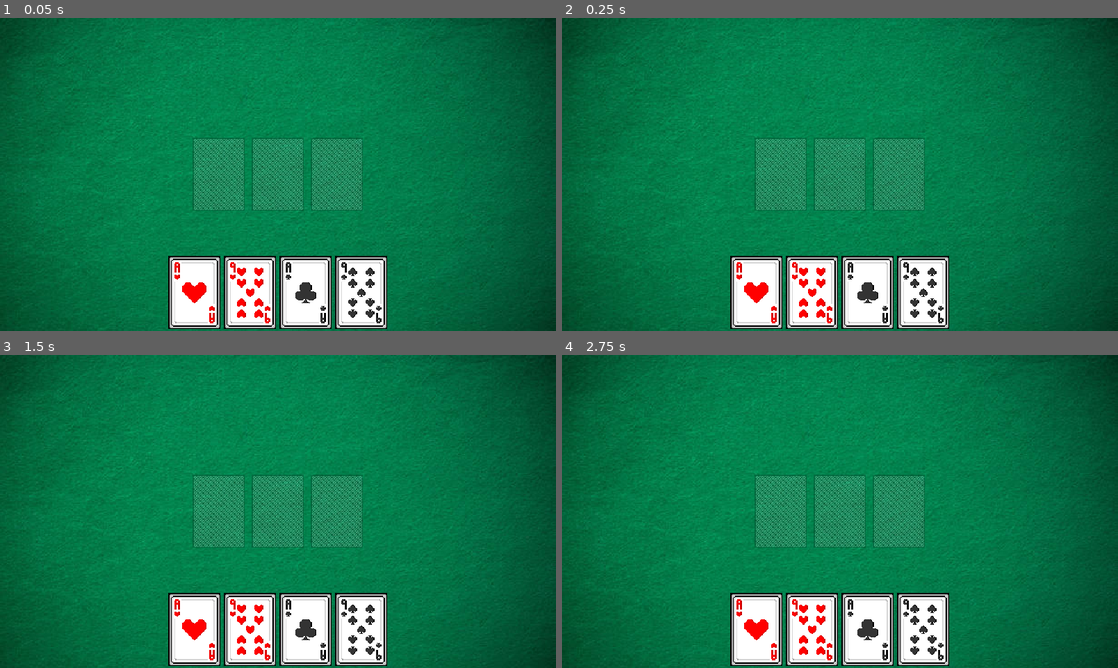
Above: before the commit, frames 1-4 (two rows, left to right).
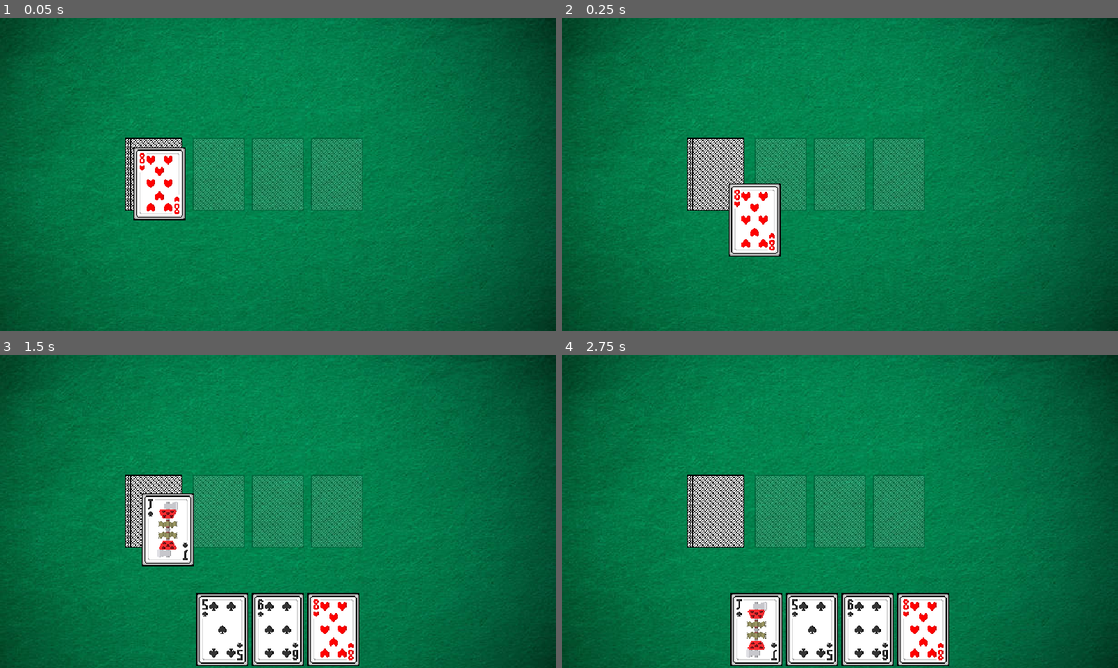
Above: after the commit, the same moments.

Repository: BananaHolograma/Veneno
Game: Godot game, scene res://scenes/playing_cards_table/playing_cards_table.tscn
Same seed, same stepped clock (60 frames per second), same inputs: the game is played once before the commit and once after it. The project has no main scene, so this scene is started directly.
Inputs:
- Up to frame 1 (0.05 s): no input
- Up to frame 2 (0.25 s): no input
- Up to frame 3 (1.5 s): no input
- Up to frame 4 (2.75 s): no input

The runs differ from the first frame. In frame 1, 12% of the frame differs, in the area x 4-91%, y 2-100%; in frame 2, 13%; in frame 3, 9.9%; in frame 4, 4.3%.

Commit message:
a better structure to manage the cards in deck and general behaviour

Diff:
--- a/autoload/DeckManager.gd
+++ b/autoload/DeckManager.gd
@@ -18,15 +18,14 @@
 var back_texture = load("res://assets/backs/back_black_basic_white.png")
 
 
-func initialize_deck(type: TYPES_OF_DECK = TYPES_OF_DECK.FRENCH) -> Dictionary:
+func initialize_deck(type: TYPES_OF_DECK = TYPES_OF_DECK.FRENCH) -> Array[PlayingCard]:
 	match(type):
 		TYPES_OF_DECK.FRENCH:
-			return initialize_french_deck()
+			return prepare_deck(initialize_french_deck())
+		TYPES_OF_DECK.SPANISH:
+			return prepare_deck(initialize_spanish_deck())
 
-		TYPES_OF_DECK.SPANISH:
-			return initialize_spanish_deck()
-
-	return {}
+	return []
 
 
 func initialize_french_deck() -> Dictionary:
@@ -39,6 +38,18 @@
 
 func initialize_spanish_deck() -> Dictionary:
 	return {}
+
+
+func prepare_deck(deck: Dictionary) -> Array[PlayingCard]:
+	var deck_prepared: Array[PlayingCard] = []
+
+	for suit_cards in deck.values():
+		for card in suit_cards.values():
+			deck_prepared.append(card)
+
+	deck_prepared.shuffle()
+
+	return deck_prepared
 
 
 func change_poison_suit(suit: String):
--- a/autoload/GameEvents.gd
+++ b/autoload/GameEvents.gd
@@ -1,6 +1,11 @@
 class_name GameEvents extends Node
 
 signal card_dropped_in_pile(player: Player, card: PlayingCard, pile: PileSlot)
+signal picked_card_from_deck(player: Player, card: PlayingCard)
 
-func emit_card_dropped_in_pile(player, card, pile):
+
+func emit_card_dropped_in_pile(player: Player, card: PlayingCard, pile: PileSlot):
 	card_dropped_in_pile.emit(player, card, pile)
+
+func emit_picked_card_from_deck(player: Player, card: PlayingCard):
+	picked_card_from_deck.emit(player, card)
--- a/scenes/deck/pile_slot.gd
+++ b/scenes/deck/pile_slot.gd
@@ -13,13 +13,7 @@
 @onready var points_label: Label = $"../InfoMarker/PointsLabel"
 @onready var poison_points_label: Label = $"../InfoMarker/PoisonPointsLabel"
 
-const suit_symbols: Dictionary = {
-	"hearts": preload("res://scenes/deck/suit_symbols/heart_symbol.tscn"),
-	"clubs": preload("res://scenes/deck/suit_symbols/club_symbol.tscn"),
-	"spades": preload("res://scenes/deck/suit_symbols/spade_symbol.tscn"),
-	"diamonds": preload("res://scenes/deck/suit_symbols/diamond_symbol.tscn")
-}
-
+const suit_symbol_scene: PackedScene = preload("res://scenes/deck/suit_symbols/suit_symbol.tscn")
 
 func _ready():
 	modulate.a = 1.0
@@ -91,7 +85,8 @@
 
 
 func show_suit_symbol(suit):
-	var suit_symbol = suit_symbols[suit].instantiate()
+	var suit_symbol = suit_symbol_scene.instantiate() as SuitSymbol
+	suit_symbol.current_suit = suit
 	current_suit = suit
 	info_marker.add_child(suit_symbol)
 	self_modulate.a = 0.0
@@ -100,7 +95,7 @@
 func clean_info_marker():
 	if current_suit.is_empty():
 		for child in info_marker.get_children():
-			if child is Sprite2D:
+			if child is SuitSymbol:
 				child.queue_free()
 
 		points_label.text = ""
--- a/scenes/deck/suit_symbols/club_symbol.tscn
+++ /dev/null
@@ -1,10 +0,0 @@
-[gd_scene load_steps=2 format=3 uid="uid://d22mwo3yi41d6"]
-
-[ext_resource type="Texture2D" uid="uid://cla7ra417r8pi" path="res://assets/suit_symbols/naipes.png" id="1_errsd"]
-
-[node name="ClubSymbol" type="Sprite2D"]
-position = Vector2(0, -1)
-texture = ExtResource("1_errsd")
-offset = Vector2(0, 1)
-region_enabled = true
-region_rect = Rect2(240, 144, 16, 16)
--- a/scenes/deck/suit_symbols/diamond_symbol.tscn
+++ /dev/null
@@ -1,10 +0,0 @@
-[gd_scene load_steps=2 format=3 uid="uid://crkb0injxwxlm"]
-
-[ext_resource type="Texture2D" uid="uid://cla7ra417r8pi" path="res://assets/suit_symbols/naipes.png" id="1_errsd"]
-
-[node name="DiamondSymbol" type="Sprite2D"]
-position = Vector2(0, -1)
-texture = ExtResource("1_errsd")
-offset = Vector2(0, 1)
-region_enabled = true
-region_rect = Rect2(192, 144, 16, 16)
--- a/scenes/deck/suit_symbols/heart_symbol.tscn
+++ /dev/null
@@ -1,10 +0,0 @@
-[gd_scene load_steps=2 format=3 uid="uid://ctwca3s0jp222"]
-
-[ext_resource type="Texture2D" uid="uid://cla7ra417r8pi" path="res://assets/suit_symbols/naipes.png" id="1_ugxtk"]
-
-[node name="HeartSymbol" type="Sprite2D"]
-position = Vector2(0, -1)
-texture = ExtResource("1_ugxtk")
-offset = Vector2(0, 1)
-region_enabled = true
-region_rect = Rect2(208, 144, 16, 16)
--- a/scenes/deck/suit_symbols/spade_symbol.tscn
+++ /dev/null
@@ -1,10 +0,0 @@
-[gd_scene load_steps=2 format=3 uid="uid://b17wl6ojes7v3"]
-
-[ext_resource type="Texture2D" uid="uid://cla7ra417r8pi" path="res://assets/suit_symbols/naipes.png" id="1_tutvq"]
-
-[node name="SpadeSymbol" type="Sprite2D"]
-position = Vector2(0, -1)
-texture = ExtResource("1_tutvq")
-offset = Vector2(0, 1)
-region_enabled = true
-region_rect = Rect2(224, 144, 16, 16)
--- /dev/null
+++ b/scenes/deck/suit_symbols/suit_symbol.gd
@@ -0,0 +1,25 @@
+class_name SuitSymbol extends Node2D
+
+@onready var heart_symbol: Sprite2D = $HeartSymbol
+@onready var diamond_symbol: Sprite2D = $DiamondSymbol
+@onready var spade_symbol: Sprite2D = $SpadeSymbol
+@onready var club_symbol: Sprite2D = $ClubSymbol
+@onready var animation_player: AnimationPlayer = $AnimationPlayer
+
+
+@export var current_suit: String
+
+func _ready():
+	if not current_suit.is_empty():
+		show_suit(current_suit)
+
+
+func show_suit(suit: String):
+	if is_node_ready():
+		heart_symbol.visible = suit == "hearts"
+		diamond_symbol.visible = suit == "diamonds"
+		spade_symbol.visible = suit == "spades"
+		club_symbol.visible = suit == "clubs"
+
+		if animation_player:
+			animation_player.play("bounce")
--- /dev/null
+++ b/scenes/deck/suit_symbols/suit_symbol.tscn
@@ -0,0 +1,141 @@
+[gd_scene load_steps=6 format=3 uid="uid://i3xxxkm7jioh"]
+
+[ext_resource type="Script" path="res://scenes/deck/suit_symbols/suit_symbol.gd" id="1_37iox"]
+[ext_resource type="Texture2D" uid="uid://cla7ra417r8pi" path="res://assets/suit_symbols/naipes.png" id="1_bx1x7"]
+
+[sub_resource type="Animation" id="Animation_xwn2s"]
+resource_name = "bounce"
+loop_mode = 1
+tracks/0/type = "value"
+tracks/0/imported = false
+tracks/0/enabled = true
+tracks/0/path = NodePath("ClubSymbol:position")
+tracks/0/interp = 2
+tracks/0/loop_wrap = true
+tracks/0/keys = {
+"times": PackedFloat32Array(0, 0.2, 0.4, 0.6, 0.799996, 0.999996),
+"transitions": PackedFloat32Array(1, 1, 1, 1, 1, 1),
+"update": 0,
+"values": [Vector2(0, 0), Vector2(0, -1), Vector2(0, -2), Vector2(0, -2.5), Vector2(0, -1.5), Vector2(0, 0)]
+}
+tracks/1/type = "value"
+tracks/1/imported = false
+tracks/1/enabled = true
+tracks/1/path = NodePath("SpadeSymbol:position")
+tracks/1/interp = 2
+tracks/1/loop_wrap = true
+tracks/1/keys = {
+"times": PackedFloat32Array(0, 0.2, 0.4, 0.6, 0.8, 1),
+"transitions": PackedFloat32Array(1, 1, 1, 1, 1, 1),
+"update": 0,
+"values": [Vector2(0, 0), Vector2(0, -1), Vector2(0, -2), Vector2(0, -2.5), Vector2(0, -1.5), Vector2(0, 0)]
+}
+tracks/2/type = "value"
+tracks/2/imported = false
+tracks/2/enabled = true
+tracks/2/path = NodePath("DiamondSymbol:position")
+tracks/2/interp = 2
+tracks/2/loop_wrap = true
+tracks/2/keys = {
+"times": PackedFloat32Array(0, 0.2, 0.4, 0.6, 0.8, 1),
+"transitions": PackedFloat32Array(1, 1, 1, 1, 1, 1),
+"update": 0,
+"values": [Vector2(0, 0), Vector2(0, -1), Vector2(0, -2), Vector2(0, -2.5), Vector2(0, -1.5), Vector2(0, 0)]
+}
+tracks/3/type = "value"
+tracks/3/imported = false
+tracks/3/enabled = true
+tracks/3/path = NodePath("HeartSymbol:position")
+tracks/3/interp = 2
+tracks/3/loop_wrap = true
+tracks/3/keys = {
+"times": PackedFloat32Array(0, 0.2, 0.4, 0.6, 0.8, 1),
+"transitions": PackedFloat32Array(1, 1, 1, 1, 1, 1),
+"update": 0,
+"values": [Vector2(0, 0), Vector2(0, -1), Vector2(0, -2), Vector2(0, -2.5), Vector2(0, -1.5), Vector2(0, 0)]
+}
+
+[sub_resource type="Animation" id="Animation_wtmqp"]
+length = 0.001
+tracks/0/type = "value"
+tracks/0/imported = false
+tracks/0/enabled = true
+tracks/0/path = NodePath("ClubSymbol:position")
+tracks/0/interp = 1
+tracks/0/loop_wrap = true
+tracks/0/keys = {
+"times": PackedFloat32Array(0),
+"transitions": PackedFloat32Array(1),
+"update": 0,
+"values": [Vector2(0, 0)]
+}
+tracks/1/type = "value"
+tracks/1/imported = false
+tracks/1/enabled = true
+tracks/1/path = NodePath("SpadeSymbol:position")
+tracks/1/interp = 1
+tracks/1/loop_wrap = true
+tracks/1/keys = {
+"times": PackedFloat32Array(0),
+"transitions": PackedFloat32Array(1),
+"update": 0,
+"values": [Vector2(0, 0)]
+}
+tracks/2/type = "value"
+tracks/2/imported = false
+tracks/2/enabled = true
+tracks/2/path = NodePath("DiamondSymbol:position")
+tracks/2/interp = 1
+tracks/2/loop_wrap = true
+tracks/2/keys = {
+"times": PackedFloat32Array(0),
+"transitions": PackedFloat32Array(1),
+"update": 0,
+"values": [Vector2(0, 0)]
+}
+tracks/3/type = "value"
+tracks/3/imported = false
+tracks/3/enabled = true
+tracks/3/path = NodePath("HeartSymbol:position")
+tracks/3/interp = 1
+tracks/3/loop_wrap = true
+tracks/3/keys = {
+"times": PackedFloat32Array(0),
+"transitions": PackedFloat32Array(1),
+"update": 0,
+"values": [Vector2(0, 0)]
+}
+
+[sub_resource type="AnimationLibrary" id="AnimationLibrary_mm5c2"]
+_data = {
+"RESET": SubResource("Animation_wtmqp"),
+"bounce": SubResource("Animation_xwn2s")
+}
+
+[node name="SuitSymbol" type="Node2D"]
+script = ExtResource("1_37iox")
+
+[node name="HeartSymbol" type="Sprite2D" parent="."]
+texture = ExtResource("1_bx1x7")
+region_enabled = true
+region_rect = Rect2(208, 144, 16, 16)
+
+[node name="DiamondSymbol" type="Sprite2D" parent="."]
+texture = ExtResource("1_bx1x7")
+region_enabled = true
+region_rect = Rect2(192, 144, 16, 16)
+
+[node name="SpadeSymbol" type="Sprite2D" parent="."]
+texture = ExtResource("1_bx1x7")
+region_enabled = true
+region_rect = Rect2(224, 144, 16, 16)
+
+[node name="ClubSymbol" type="Sprite2D" parent="."]
+texture = ExtResource("1_bx1x7")
+region_enabled = true
+region_rect = Rect2(240, 144, 16, 16)
+
+[node name="AnimationPlayer" type="AnimationPlayer" parent="."]
+libraries = {
+"": SubResource("AnimationLibrary_mm5c2")
+}
--- a/scenes/player/card_slot.gd
+++ b/scenes/player/card_slot.gd
@@ -4,7 +4,17 @@
 @export var playing_card: PlayingCard
 
 
+func _notification(what):
+	if is_inside_tree():
+		match(what):
+			NOTIFICATION_MOUSE_ENTER:
+				hover_animation(-20.0)
+			NOTIFICATION_MOUSE_EXIT:
+				hover_animation(0.0)
+
+
 func _get_drag_data(at_position):
+	z_index = 10
 	var preview_card_slot = duplicate()
 	preview_card_slot.texture = playing_card.selected_texture.texture
 	preview_card_slot.expand_mode = TextureRect.EXPAND_IGNORE_SIZE
@@ -31,5 +41,10 @@
 	modulate.a = 1.0
 
 
+func hover_animation(final_position: float):
+	var tween = create_tween()
+	tween.tween_property(self, "position:y", final_position, 0.5).set_trans(Tween.TRANS_EXPO).set_ease(Tween.EASE_OUT)
+
+
 func on_preview_finished():
 	modulate.a = 1.0
--- /dev/null
+++ b/scenes/playing_cards_table/deck_placeholder.gd
@@ -0,0 +1,77 @@
+class_name DeckPlaceholder extends Node2D
+
+signal picked_card(player: Player, card: PlayingCard)
+signal emptied_deck(player: Player)
+
+@onready var one_card: Sprite2D = $OneCard
+@onready var half: Sprite2D = $Half
+@onready var full: Sprite2D = $Full
+@onready var card_texture_placeholder: Sprite2D = $CardTexturePlaceholder
+
+var CURRENT_DECK: Array[PlayingCard]
+
+func _ready():
+	CURRENT_DECK = GlobalDeckManager.initialize_deck()
+	update_sprite_based_on_deck_cards()
+
+
+func deal_initial_cards(player: Player, amount: int) -> Array[PlayingCard]:
+	var cards: Array[PlayingCard] = []
+
+	# Edge case when all the cards in the first deal are poison
+	while cards.is_empty() or cards.filter(func(card): return card.is_poison).size() == cards.size():
+		CURRENT_DECK.append_array(cards)
+
+		for _i in amount:
+			cards.append(pick_card_from_deck(player))
+
+	return cards
+
+
+func pick_card_from_deck(player: Player):
+	var card = CURRENT_DECK.pick_random()
+	if card:
+		CURRENT_DECK.erase(card)
+
+	update_sprite_based_on_deck_cards()
+
+	if CURRENT_DECK.is_empty():
+		emptied_deck.emit(player)
+
+	picked_card.emit(player, card)
+
+	return card
+
+
+func update_sprite_based_on_deck_cards():
+	var percentage = CURRENT_DECK.size() / 52.0
+
+	full.visible = percentage >= 0.75
+	half.visible = percentage >= 0.5
+	one_card.visible = percentage >= 0.01
+
+
+
+func run_deal_animation(cards: Array[CardSlot], deal_position: Vector2):
+	if not cards.is_empty():
+
+		var card = cards.back() as CardSlot
+
+		if card.is_inside_tree():
+			card_texture_placeholder.texture = card.texture
+			var tween = create_tween()
+			tween.tween_property(card_texture_placeholder, "global_position", deal_position - card.get_rect().size, 0.45)\
+				.set_trans(Tween.TRANS_LINEAR).set_ease(Tween.EASE_IN)
+
+			tween.tween_callback(_on_finished_deal_animation.bind(card, cards, deal_position))
+
+
+
+func _on_finished_deal_animation(last_card: CardSlot, cards: Array[CardSlot], deal_position: Vector2):
+	last_card.visible = true
+	card_texture_placeholder.texture = null
+	card_texture_placeholder.global_position = global_position
+
+	if cards.size() > 0:
+		cards.erase(last_card)
+		run_deal_animation(cards, deal_position)
--- /dev/null
+++ b/scenes/playing_cards_table/deck_placeholder.tscn
@@ -0,0 +1,20 @@
+[gd_scene load_steps=3 format=3 uid="uid://lsn62h1o0h5h"]
+
+[ext_resource type="Texture2D" uid="uid://ddw8uwxynji0s" path="res://assets/backs/back_black_basic_white.png" id="1_4vn3v"]
+[ext_resource type="Script" path="res://scenes/playing_cards_table/deck_placeholder.gd" id="1_c6n50"]
+
+[node name="DeckPlaceholder" type="Node2D"]
+script = ExtResource("1_c6n50")
+
+[node name="OneCard" type="Sprite2D" parent="."]
+texture = ExtResource("1_4vn3v")
+
+[node name="Half" type="Sprite2D" parent="."]
+position = Vector2(3, 0)
+texture = ExtResource("1_4vn3v")
+
+[node name="Full" type="Sprite2D" parent="."]
+position = Vector2(6, 0)
+texture = ExtResource("1_4vn3v")
+
+[node name="CardTexturePlaceholder" type="Sprite2D" parent="."]
--- a/scenes/playing_cards_table/playing_cards_table.gd
+++ b/scenes/playing_cards_table/playing_cards_table.gd
@@ -1,117 +1,106 @@
 class_name PlayingCardsTable extends Node
 
-@onready var CURRENT_DECK: Dictionary = GlobalDeckManager.initialize_deck()
+@onready var deck_place: Marker2D = $Playground/DeckPlace
+var deck_placeholder_scene = preload("res://scenes/playing_cards_table/deck_placeholder.tscn")
 
-## PLAYING CARD DROP ZONE
-@onready var left_pile: PileSlot = %LeftPile
-@onready var center_pile: PileSlot = %CenterPile
-@onready var right_pile: PileSlot = %RightPile
+#
+### PLAYERS CARDS HAND ZONE
+@onready var player_one_card_zone: GridContainer = %PlayerOneCardZone
 
-## PLAYERS CARDS HAND ZONE
-@onready var player_one_card_zone: GridContainer = %PlayerOneCardZone
-@onready var player_two_card_zone: GridContainer = %PlayerTwoCardZone
-@onready var player_three_card_zone: GridContainer = %PlayerThreeCardZone
-@onready var player_four_card_zone: GridContainer = %PlayerFourCardZone
-
-@onready var card_zone_positions: Array[GridContainer] = [player_one_card_zone, player_two_card_zone, player_three_card_zone, player_four_card_zone]
+@onready var card_zone_positions: Array[GridContainer] = [player_one_card_zone]
 
 @export_range(0, 4, 1) var MAX_NUMBER_OF_PLAYERS: int = 4
 
-## Card slot script
-var card_slot_script: String = "res://scenes/player/card_slot.gd"
+### Card slot script
+#var card_slot_script: String = "res://scenes/player/card_slot.gd"
 
 const MAX_CARDS_IN_HAND: int = 4
 
 var player_scene: PackedScene = preload("res://scenes/player/player.tscn")
-var deck_in_game: Array[PlayingCard]
 var active_player: Player
 var current_players: Dictionary = {}
-
-
+var current_deck: DeckPlaceholder
+#
 func _ready():
-	shuffle_cards()
 	start_new_game(["ghost"])
-
-	GlobalGameEvents.card_dropped_in_pile.connect(on_card_dropped_in_pile)
+#
+#	GlobalGameEvents.card_dropped_in_pile.connect(on_card_dropped_in_pile)
+#
 
 
 func start_new_game(usernames: Array[String]):
+	initialise_deck_of_cards_on_table()
+	add_new_players_to_table(usernames)
+
+	active_player = current_players.values().pick_random()
+
+
+func initialise_deck_of_cards_on_table():
+	if deck_place:
+		var deck_placeholder = deck_placeholder_scene.instantiate() as DeckPlaceholder
+		deck_place.add_child(deck_placeholder)
+		current_deck = deck_placeholder
+
+#
+#func change_turn_to(player: Player):
+#	var new_random_card = pick_random_card()
+#
+#	if not deck_in_game.is_empty() and new_random_card:
+#		active_player.pick_card(new_random_card)
+#
+#	draw_card_slots(active_player)
+#	GlobalGameEvents.emit_picked_card_from_deck(active_player, new_random_card)
+#
+#	active_player.is_player_turn = false
+#	player.is_player_turn = true
+#
+#
+
+func add_new_players_to_table(usernames: Array[String]):
 	var player_position: int = 0
 
 	for username in usernames.slice(0, MAX_NUMBER_OF_PLAYERS):
 		add_new_player_to_table(username, player_position)
 		player_position += 1
 
-	active_player = current_players["ghost"]
-
-
-func change_turn_to(player: Player):
-	if not deck_in_game.is_empty():
-		active_player.pick_card(pick_random_card())
-
-	draw_card_slots(active_player)
-	active_player.is_player_turn = false
-	player.is_player_turn = true
-
-
-func shuffle_cards():
-	for suit_cards in CURRENT_DECK.values():
-		for card in suit_cards.values():
-			deck_in_game.append(card)
-
-	deck_in_game.shuffle()
-
-
-func pick_random_card():
-	var card = deck_in_game.pick_random()
-
-	if card:
-		deck_in_game.erase(card)
-
-	return card
 
 func add_new_player_to_table(username: String, player_position: int):
 	var new_player = player_scene.instantiate() as Player
 	new_player.username = username
 	new_player.name = username
 	new_player.table_position = player_position
-
-	new_player.cards_in_hand = deal_cards(new_player)
+	new_player.cards_in_hand = current_deck.deal_initial_cards(new_player, MAX_CARDS_IN_HAND)
 	current_players[new_player.username] = new_player
-
+#
 	draw_card_slots(new_player)
-
-
+#
+#
 func draw_card_slots(player: Player):
 	var player_card_zone = card_zone_positions[player.table_position]
 
 	for child in player_card_zone.get_children():
 		child.queue_free()
 
+	var original_global_position = player_card_zone.global_position
+	var card_slots: Array[CardSlot] = []
+
 	for card in player.cards_in_hand:
 		var slot = CardSlot.new()
+		slot.name = "Hand" + card.suit.capitalize() + card.symbol_value.capitalize()
 		slot.texture = card.symbol_texture.texture
 		slot.expand_mode = TextureRect.EXPAND_KEEP_SIZE
 		slot.size = card.symbol_texture.get_rect().size
 		slot.playing_card = card
 		slot.player = player
+		slot.visible = false
 
 		player_card_zone.add_child(slot)
-		slot.name = "Hand" + card.suit.capitalize() + card.symbol_value.capitalize()
 
+		card_slots.append(slot)
 
-func on_card_dropped_in_pile(player, card, pile):
-	change_turn_to(current_players["ghost"])
+	current_deck.run_deal_animation(card_slots, original_global_position)
 
-
-func deal_cards(player: Player) -> Array[PlayingCard]:
-	var cards: Array[PlayingCard] = []
-
-	# Edge case when all the cards in the first deal are poison
-	while cards.is_empty() or cards.filter(func(card): return card.is_poison).size() == cards.size():
-		deck_in_game.append_array(cards)
-
-		for _i in MAX_CARDS_IN_HAND:
-			cards.append(pick_random_card())
-
-	return cards
+#func on_card_dropped_in_pile(player, card, pile):
+#	change_turn_to(current_players["ghost"])
+#
+#
--- a/scenes/playing_cards_table/playing_cards_table.tscn
+++ b/scenes/playing_cards_table/playing_cards_table.tscn
@@ -1,8 +1,7 @@
-[gd_scene load_steps=5 format=3 uid="uid://b83imna4ns5qu"]
+[gd_scene load_steps=4 format=3 uid="uid://b83imna4ns5qu"]
 
 [ext_resource type="Script" path="res://scenes/playing_cards_table/playing_cards_table.gd" id="1_4nw15"]
 [ext_resource type="PackedScene" uid="uid://d2h45wo1k6dwo" path="res://scenes/playing_cards_table/center_drop_zone.tscn" id="3_5y7pu"]
-[ext_resource type="Texture2D" uid="uid://cjqnt8bkviclm" path="res://assets/backs/back_blue_basic.png" id="4_ocxvl"]
 [ext_resource type="Texture2D" uid="uid://c4mr6uppujmcq" path="res://assets/background/poker_table_green.jpg" id="5_y2rfo"]
 
 [node name="PlayingCardsTable" type="Node"]
@@ -11,10 +10,13 @@
 [node name="Playground" type="CanvasLayer" parent="."]
 
 [node name="Background" type="Control" parent="Playground"]
+show_behind_parent = true
 layout_mode = 3
 anchors_preset = 15
 anchor_right = 1.0
 anchor_bottom = 1.0
+offset_top = -1.0
+offset_bottom = -1.0
 grow_horizontal = 2
 grow_vertical = 2
 mouse_filter = 2
@@ -59,143 +61,6 @@
 mouse_default_cursor_shape = 2
 columns = 4
 
-[node name="PlayerTwo" type="Control" parent="Playground"]
-visible = false
-layout_mode = 3
-anchors_preset = 5
-anchor_left = 0.5
-anchor_right = 0.5
-grow_horizontal = 2
-mouse_filter = 2
-
-[node name="CenterContainer" type="CenterContainer" parent="Playground/PlayerTwo"]
-layout_mode = 1
-anchors_preset = 10
-anchor_right = 1.0
-offset_bottom = 87.0
-grow_horizontal = 2
-
-[node name="MarginContainer" type="MarginContainer" parent="Playground/PlayerTwo/CenterContainer"]
-layout_mode = 2
-theme_override_constants/margin_top = 3
-theme_override_constants/margin_bottom = 2
-
-[node name="PlayerTwoCardZone" type="GridContainer" parent="Playground/PlayerTwo/CenterContainer/MarginContainer"]
-unique_name_in_owner = true
-layout_mode = 2
-columns = 4
-
-[node name="TextureRect" type="TextureRect" parent="Playground/PlayerTwo/CenterContainer/MarginContainer/PlayerTwoCardZone"]
-layout_mode = 2
-texture = ExtResource("4_ocxvl")
-
-[node name="TextureRect2" type="TextureRect" parent="Playground/PlayerTwo/CenterContainer/MarginContainer/PlayerTwoCardZone"]
-layout_mode = 2
-texture = ExtResource("4_ocxvl")
-
-[node name="TextureRect3" type="TextureRect" parent="Playground/PlayerTwo/CenterContainer/MarginContainer/PlayerTwoCardZone"]
-layout_mode = 2
-texture = ExtResource("4_ocxvl")
-
-[node name="TextureRect4" type="TextureRect" parent="Playground/PlayerTwo/CenterContainer/MarginContainer/PlayerTwoCardZone"]
-layout_mode = 2
-texture = ExtResource("4_ocxvl")
-
-[node name="PlayerThree" type="Control" parent="Playground"]
-visible = false
-layout_mode = 3
-anchors_preset = 4
-anchor_top = 0.5
-anchor_bottom = 0.5
-grow_vertical = 2
-mouse_filter = 2
-
-[node name="CenterContainer" type="CenterContainer" parent="Playground/PlayerThree"]
-layout_mode = 1
-anchors_preset = 4
-anchor_top = 0.5
-anchor_bottom = 0.5
-offset_left = 91.0
-offset_top = -127.0
-offset_right = 343.0
-offset_bottom = -38.0
-grow_vertical = 2
-rotation = 1.5708
-
-[node name="MarginContainer" type="MarginContainer" parent="Playground/PlayerThree/CenterContainer"]
-layout_mode = 2
-theme_override_constants/margin_top = 3
-theme_override_constants/margin_bottom = 2
-
-[node name="PlayerThreeCardZone" type="GridContainer" parent="Playground/PlayerThree/CenterContainer/MarginContainer"]
-unique_name_in_owner = true
-layout_mode = 2
-columns = 4
-
-[node name="TextureRect" type="TextureRect" parent="Playground/PlayerThree/CenterContainer/MarginContainer/PlayerThreeCardZone"]
-layout_mode = 2
-texture = ExtResource("4_ocxvl")
-
-[node name="TextureRect2" type="TextureRect" parent="Playground/PlayerThree/CenterContainer/MarginContainer/PlayerThreeCardZone"]
-layout_mode = 2
-texture = ExtResource("4_ocxvl")
-
-[node name="TextureRect3" type="TextureRect" parent="Playground/PlayerThree/CenterContainer/MarginContainer/PlayerThreeCardZone"]
-layout_mode = 2
-texture = ExtResource("4_ocxvl")
-
-[node name="TextureRect4" type="TextureRect" parent="Playground/PlayerThree/CenterContainer/MarginContainer/PlayerThreeCardZone"]
-layout_mode = 2
-texture = ExtResource("4_ocxvl")
-
-[node name="PlayerFour" type="Control" parent="Playground"]
-visible = false
-layout_mode = 3
-anchors_preset = 6
-anchor_left = 1.0
-anchor_top = 0.5
-anchor_right = 1.0
-anchor_bottom = 0.5
-grow_horizontal = 0
-grow_vertical = 2
-mouse_filter = 2
-
-[node name="CenterContainer" type="CenterContainer" parent="Playground/PlayerFour"]
-layout_mode = 1
-anchors_preset = 6
-anchor_left = 1.0
-anchor_top = 0.5
-anchor_right = 1.0
-anchor_bottom = 0.5
-offset_top = -127.0
-offset_right = 252.0
-offset_bottom = -38.0
-grow_horizontal = 0
-grow_vertical = 2
-rotation = 1.5708
-
-[node name="MarginContainer" type="MarginContainer" parent="Playground/PlayerFour/CenterContainer"]
-layout_mode = 2
-theme_override_constants/margin_top = 3
-theme_override_constants/margin_bottom = 2
-
-[node name="PlayerFourCardZone" type="GridContainer" parent="Playground/PlayerFour/CenterContainer/MarginContainer"]
-unique_name_in_owner = true
-layout_mode = 2
-columns = 4
-
-[node name="TextureRect" type="TextureRect" parent="Playground/PlayerFour/CenterContainer/MarginContainer/PlayerFourCardZone"]
-layout_mode = 2
-texture = ExtResource("4_ocxvl")
-
-[node name="TextureRect2" type="TextureRect" parent="Playground/PlayerFour/CenterContainer/MarginContainer/PlayerFourCardZone"]
-layout_mode = 2
-texture = ExtResource("4_ocxvl")
-
-[node name="TextureRect3" type="TextureRect" parent="Playground/PlayerFour/CenterContainer/MarginContainer/PlayerFourCardZone"]
-layout_mode = 2
-texture = ExtResource("4_ocxvl")
-
-[node name="TextureRect4" type="TextureRect" parent="Playground/PlayerFour/CenterContainer/MarginContainer/PlayerFourCardZone"]
-layout_mode = 2
-texture = ExtResource("4_ocxvl")
+[node name="DeckPlace" type="Marker2D" parent="Playground" groups=["deck"]]
+z_index = 4
+position = Vector2(174, 180)
